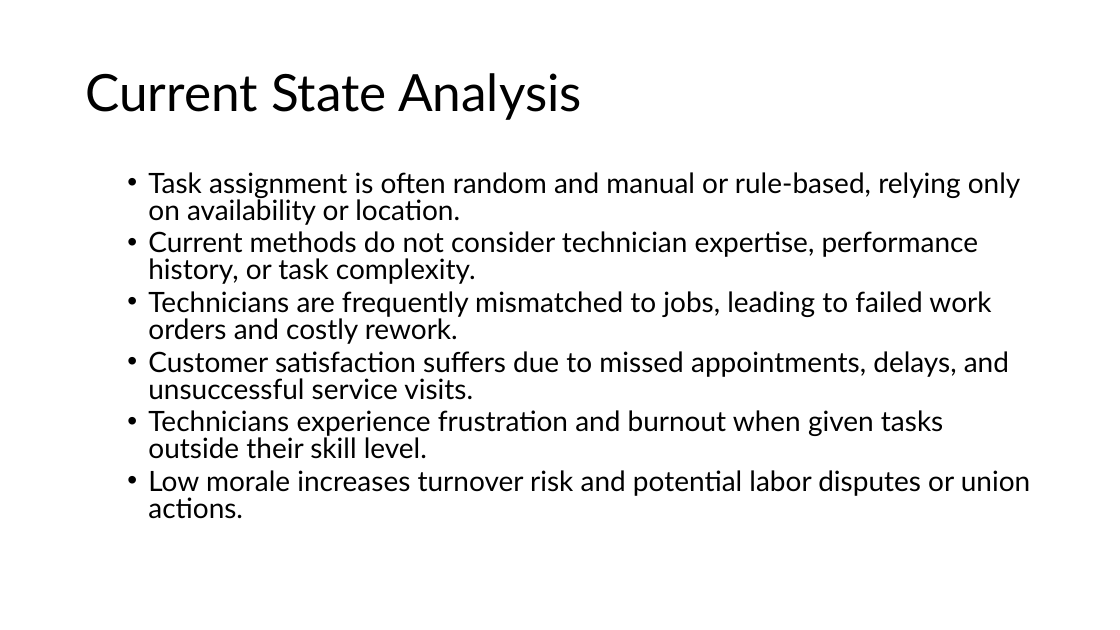
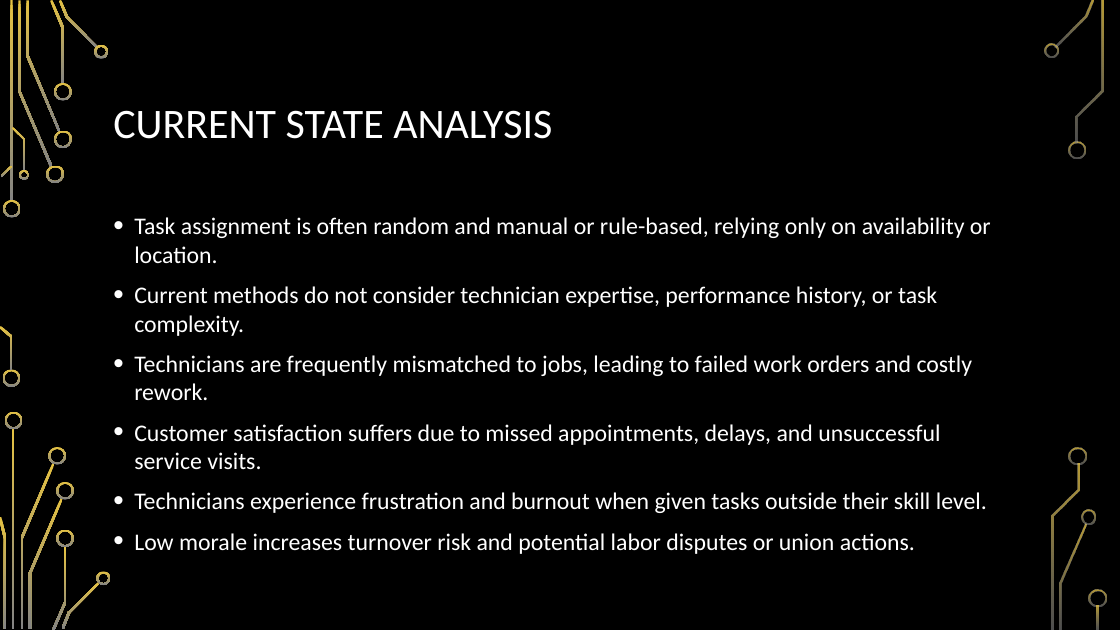
Before and after one commit to suebyeon/Capstone, a slide deck: slide 5 of Business Case.pptx. Drawn at 1120x630 pixels with LibreOffice and Linux fonts; fonts in the diff are those of the drawing; background and template pictures are left out. Boxes give left, top, right and bottom in pixels: in the first picture for what was removed or moved away, otherwise in the second. Text is boxed around its words. In the diff, an @@ line names an element or a change of style, - is before the commit and + after.

```diff
--- a/Business Case.pptx
+++ b/Business Case.pptx
@@ background #FFFFFF to picture (left out) @@
@@ title at (113,110,552,139): text changed; size 44 to 36 pt; font Lato to Calibri; text colour #000000 to #FFFFFF @@
-Current State Analysis
+CURRENT STATE ANALYSIS
@@ text "Task assignment is often random ...": place and size @@
-text "Task assignment is often random ..." at (148,172,1030,519)
+text "Task assignment is often random ..." at (134,217,991,554)
@@ text "Task assignment is often random ..." at (134,217,991,554): size 24 to 20.4 pt, font Lato to Calibri, text colour #000000 to #FFFFFF; list level 2 to 1 in "Task assignment is often random ..."; line spacing 0.8 to 1; list level 2 to 1 in "Current methods do not consider ..."; list level 2 to 1 in "Technicians are frequently mismatched to ..."; list level 2 to 1 in "Customer satisfaction suffers due to ..."; list level 2 to 1 in "Technicians experience frustration and burnout ..."; list level 2 to 1 in "Low morale increases turnover risk ..." @@
@@ group added at (0,0,1107,630): 33 freeform shapes, 3 rectangles @@
```
Also in this commit, not shown: 10 other slides changed, 2 slides added, 2 slides removed.
